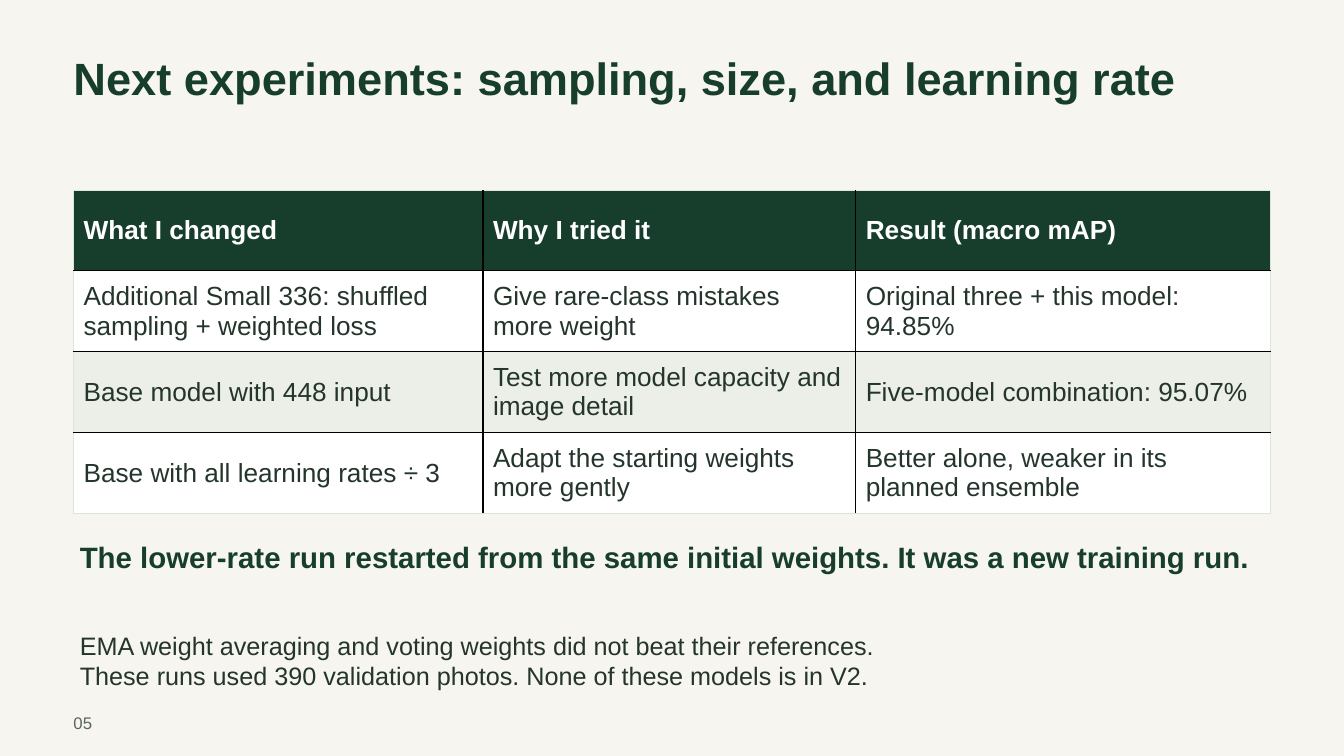
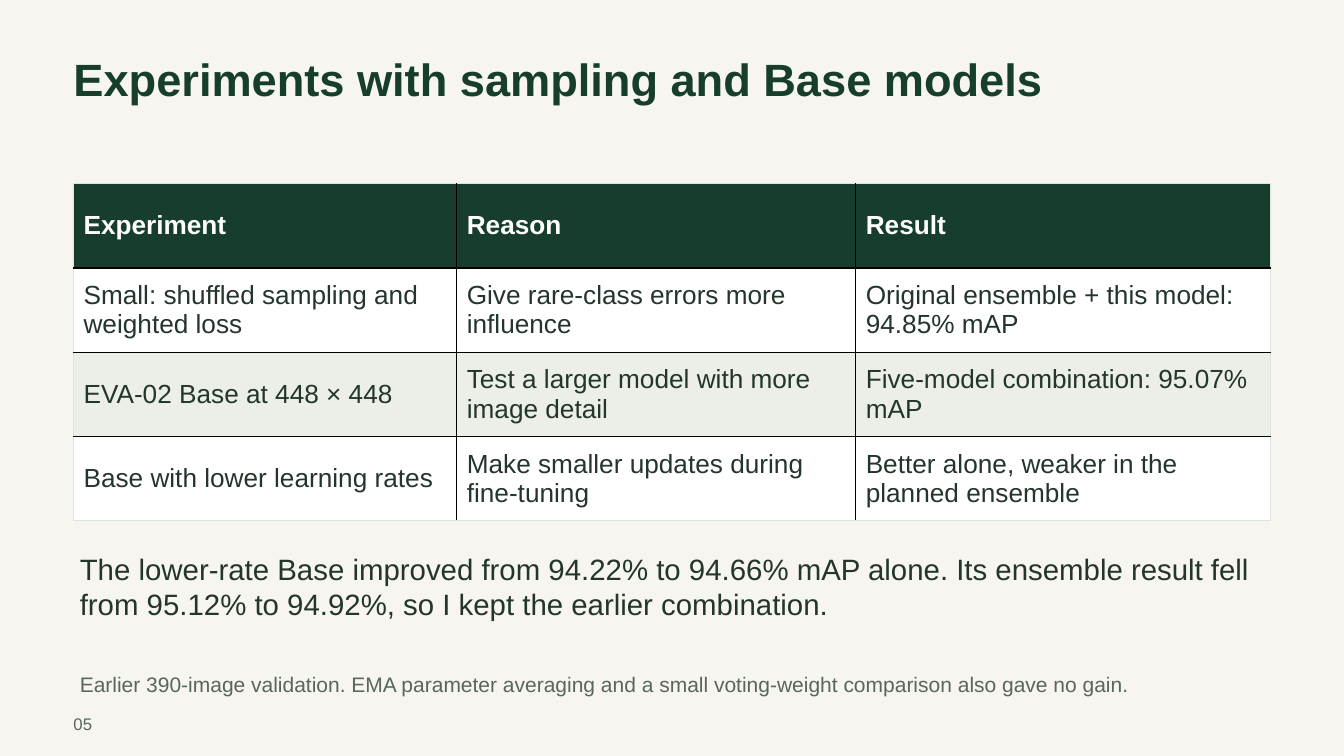
Before and after one commit to abarseghian2005-collab/mroot-plant-disease-classifier, a slide deck: slide 5 of MROOT_ACA_Presentation.pptx. Drawn at 1344x756 pixels with LibreOffice and Linux fonts; fonts in the diff are those of the drawing. Boxes give left, top, right and bottom in pixels: in the first picture for what was removed or moved away, otherwise in the second. Text is boxed around its words. In the diff, an @@ line names an element or a change of style, - is before the commit and + after.

Commit message:
Rewrite presentation in plain English around the project and experiments

```diff
--- a/MROOT_ACA_Presentation.pptx
+++ b/MROOT_ACA_Presentation.pptx
@@ text at <box>73,63,1042,105</box>: text changed @@
-Next experiments: sampling, size, and learning rate
+Experiments with sampling and Base models
@@ table at <box>74,184,1270,520</box> @@
-row 1: What I changed | Why I tried it | Result (macro mAP)
+row 1: Experiment | Reason | Result
-row 2: Additional Small 336: shuffled sampling + weighted loss | Give rare-class mistakes more weight | Original three + this model: 94.85%
+row 2: Small: shuffled sampling and weighted loss | Give rare-class errors more influence | Original ensemble + this model: 94.85% mAP
-row 3: Base model with 448 input | Test more model capacity and image detail | Five-model combination: 95.07%
+row 3: EVA-02 Base at 448 × 448 | Test a larger model with more image detail | Five-model combination: 95.07% mAP
-row 4: Base with all learning rates ÷ 3 | Adapt the starting weights more gently | Better alone, weaker in its planned ensemble
+row 4: Base with lower learning rates | Make smaller updates during fine-tuning | Better alone, weaker in the planned ensemble
@@ table: place and size @@
-table at <box>74,191,1270,514</box>
+table at <box>74,184,1270,520</box>
@@ text at <box>80,558,1249,621</box>: text changed; text colour #173E2C to #24352C; bold off @@
-The lower-rate run restarted from the same initial weights. It was a new training run.
+The lower-rate Base improved from 94.22% to 94.66% mAP alone. Its ensemble result fell from 95.12% to 94.92%, so I kept the earlier combination.
@@ text at <box>80,677,1128,697</box>: text changed; size 18 to 15 pt; text colour #24352C to #59665D @@
-EMA weight averaging and voting weights did not beat their references.
-These runs used 390 validation photos. None of these models is in V2.
+Earlier 390-image validation. EMA parameter averaging and a small voting-weight comparison also gave no gain.
```
Also in this commit, not shown: 5 other slides changed, 4 slides added, 4 slides removed, 1 other file.
